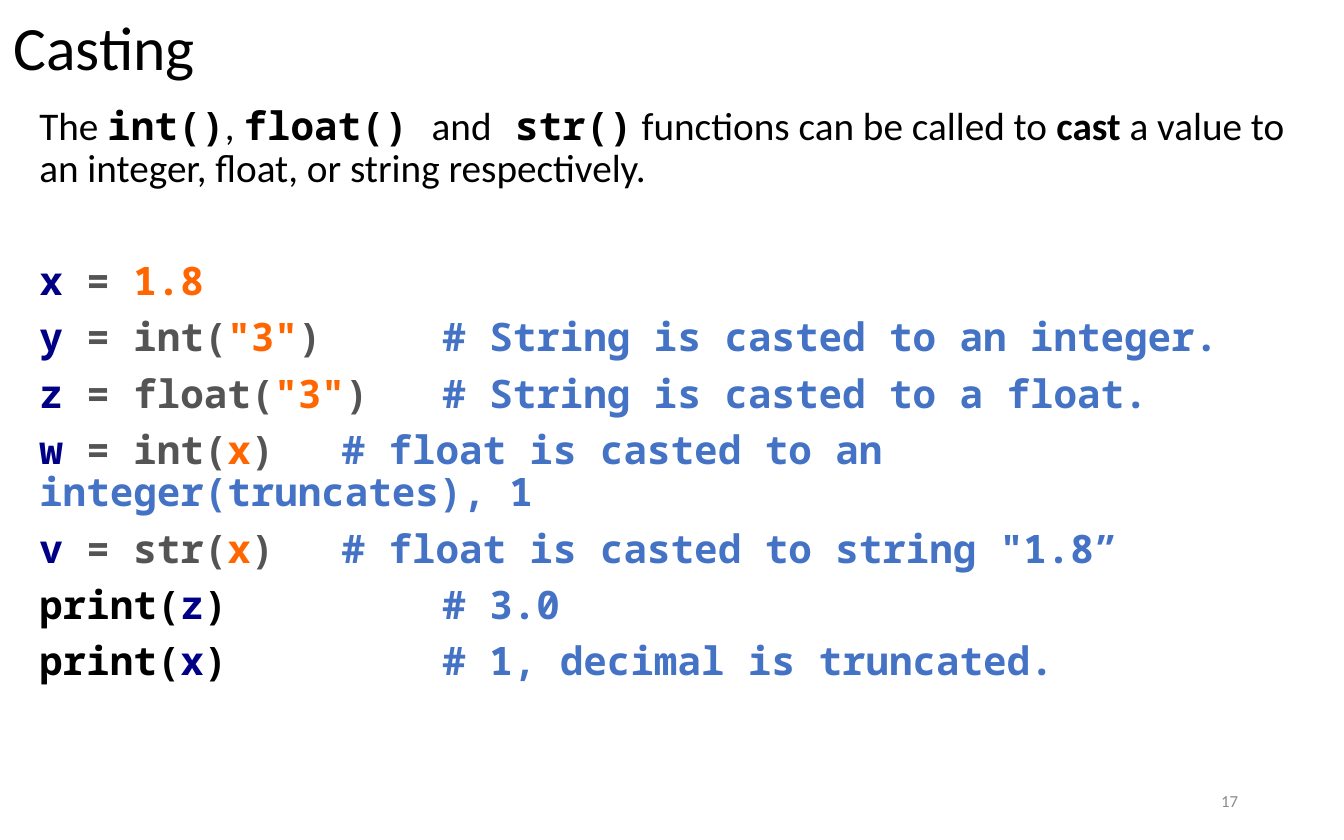
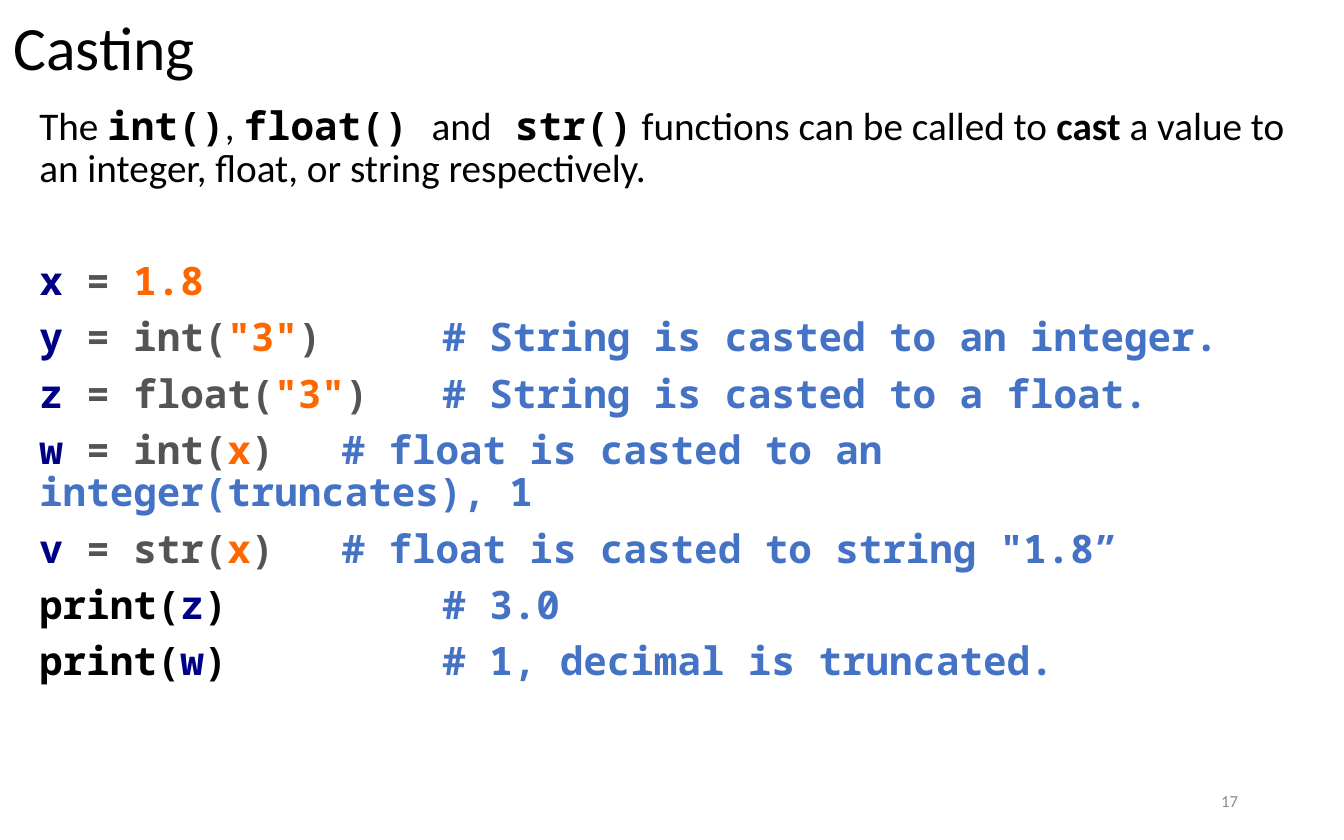
Before and after one commit to LongBaoNguyen/longbaonguyen.github.io, a slide deck: slide 17 of courses/apcsp/lect1.pptx. Drawn at 1344x840 pixels with LibreOffice and Linux fonts; fonts in the diff are those of the drawing. Boxes give left, top, right and bottom in pixels: in the first picture for what was removed or moved away, otherwise in the second. Text is boxed around its words. In the diff, an @@ line names an element or a change of style, - is before the commit and + after.

```diff
--- a/courses/apcsp/lect1.pptx
+++ b/courses/apcsp/lect1.pptx
@@ text at [39, 644, 1054, 685]: text changed @@
-print(x) # 1, decimal is truncated.
+print(w) # 1, decimal is truncated.
```
Also in this commit, not shown: 2 other files.
